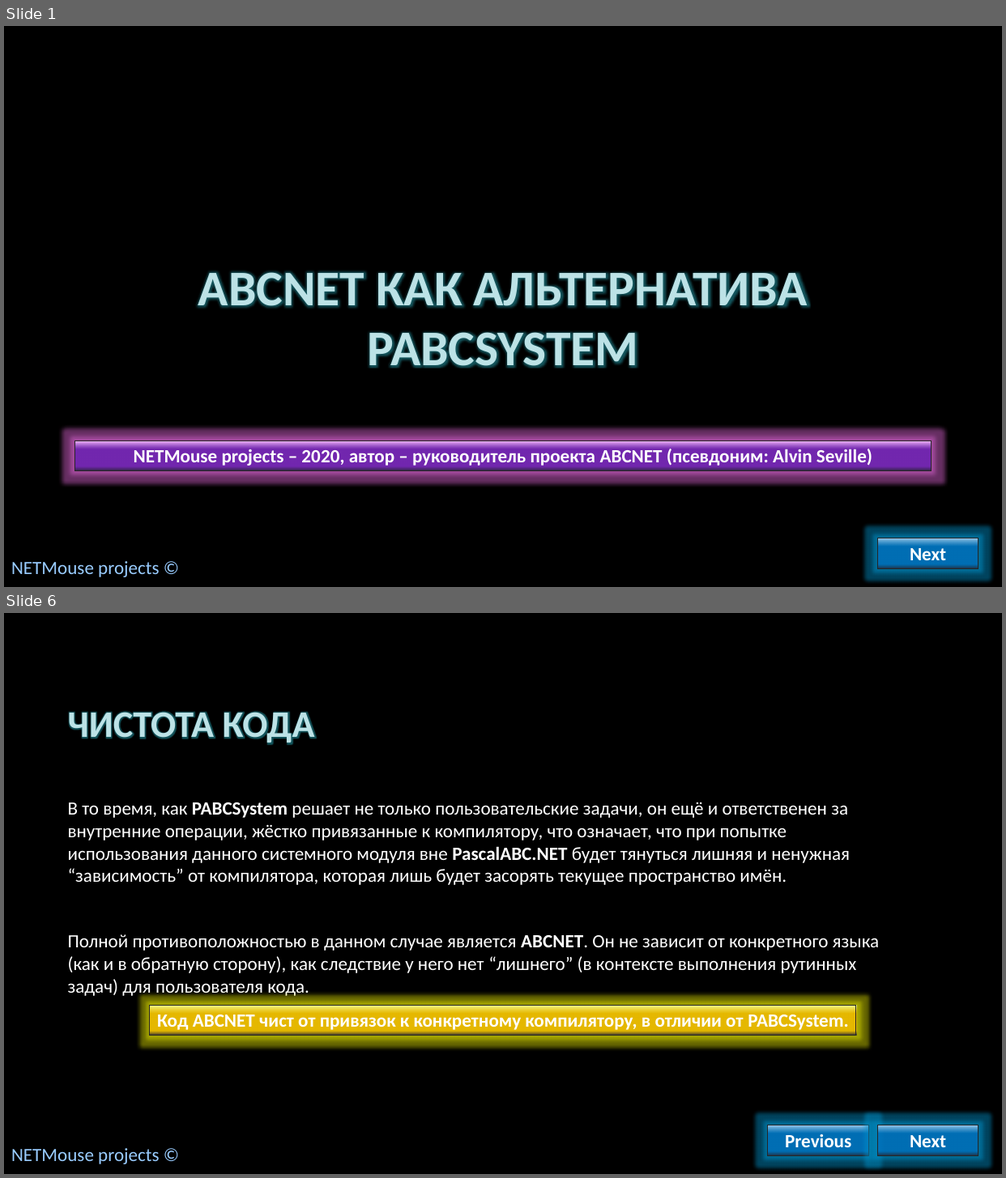
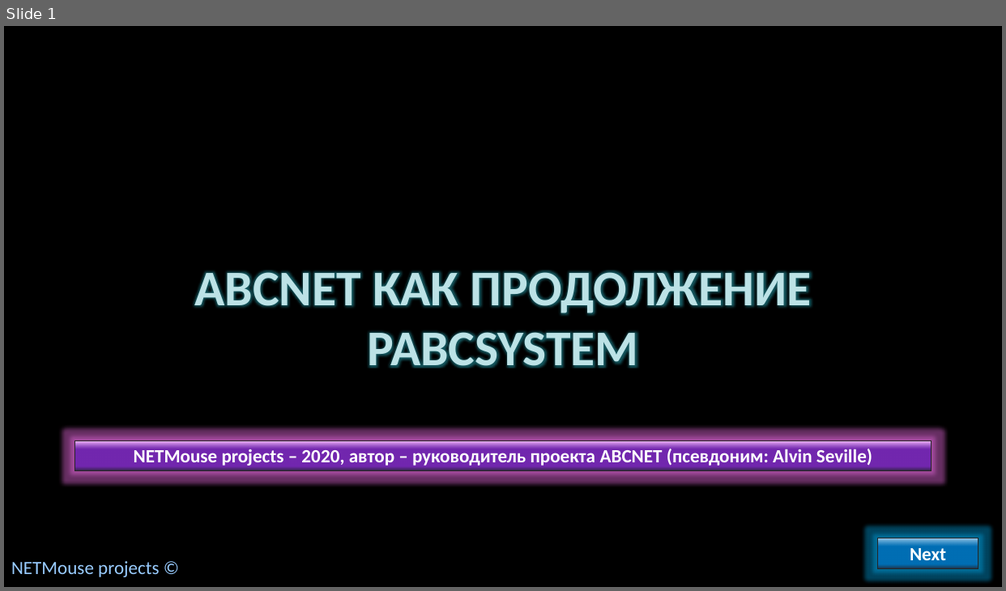
Before and after one commit to AlvinSeville7cf-NET-projects/ABCNET, a slide deck: NETMouse - .NET release/Presentations/ABCNET как альтернатива PABCSystem.pptx. Shown one above the other, each under a label of ours: slides 1 and 6 before the commit, slide 1 after it; the slides between them are not shown. The pictures are 1006x1178 and 1006x591 pixels, drawn with LibreOffice and Linux fonts; fonts in the diff are those of the drawing; background and template pictures are left out. Boxes give left, top, right and bottom in pixels: in the first picture for what was removed or moved away, otherwise in the second. Text is boxed around its words. In the diff, an @@ line names an element or a change of style, - is before the commit and + after.

```diff
--- a/NETMouse - .NET release/Presentations/ABCNET как альтернатива PABCSystem.pptx
+++ b/NETMouse - .NET release/Presentations/ABCNET как альтернатива PABCSystem.pptx
@@ slide 6 removed at [4,613,1002,1174], background picture (left out) @@
@@ title removed at [68,711,315,744] @@
-ЧИСТОТА КОДА
@@ text removed at [68,803,880,998] @@
-В то время, как PABCSystem решает не только пользовательские задачи, он ещё и ответственен за внутренние операции, жёстко привязанные к компилятору, что означает, что при попытке использования данного системного модуля вне PascalABC.NET будет тянуться лишняя и ненужная “зависимость” от компилятора, которая лишь будет засорять текущее пространство имён.
-Полной противоположностью в данном случае является ABCNET. Он не зависит от конкретного языка (как и в обратную сторону), как следствие у него нет “лишнего” (в контексте выполнения рутинных задач) для пользователя кода.
@@ rectangle removed at [150,1005,857,1035] @@
-Код ABCNET чист от привязок к конкретному компилятору, в отличии от PABCSystem.
@@ rectangle removed at [769,1126,869,1156] @@
-Previous
@@ rectangle removed at [878,1126,978,1156] @@
-Next
@@ text removed at [11,1148,159,1165] @@
-NETMouse projects ©
@@ slide 1 changed as well @@
@@ title at [195,271,812,367]: text changed @@
-ABCNET КАК АЛЬТЕРНАТИВА PABCSYSTEM
+ABCNET КАК ПРОДОЛЖЕНИЕ PABCSYSTEM
```
Also in this commit, not shown: 4 other slides changed, 5 slides added, 5 other slides removed.
